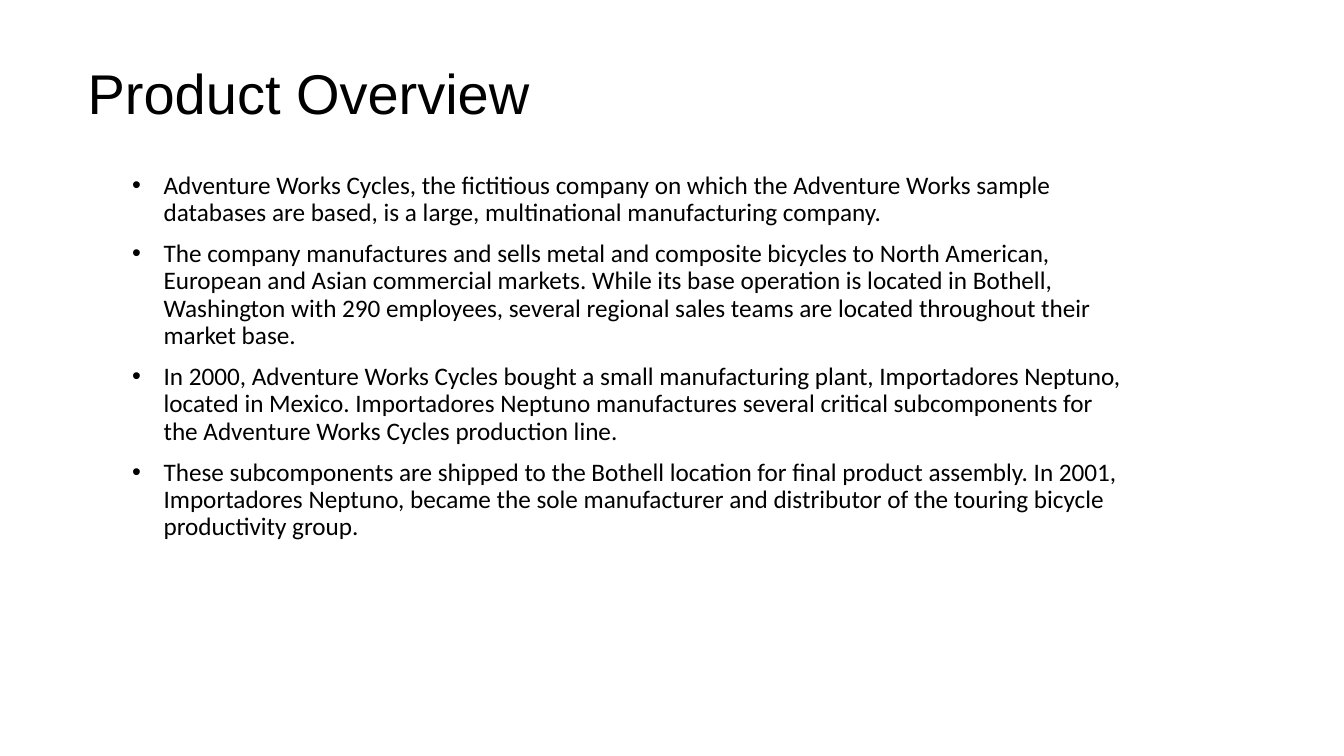
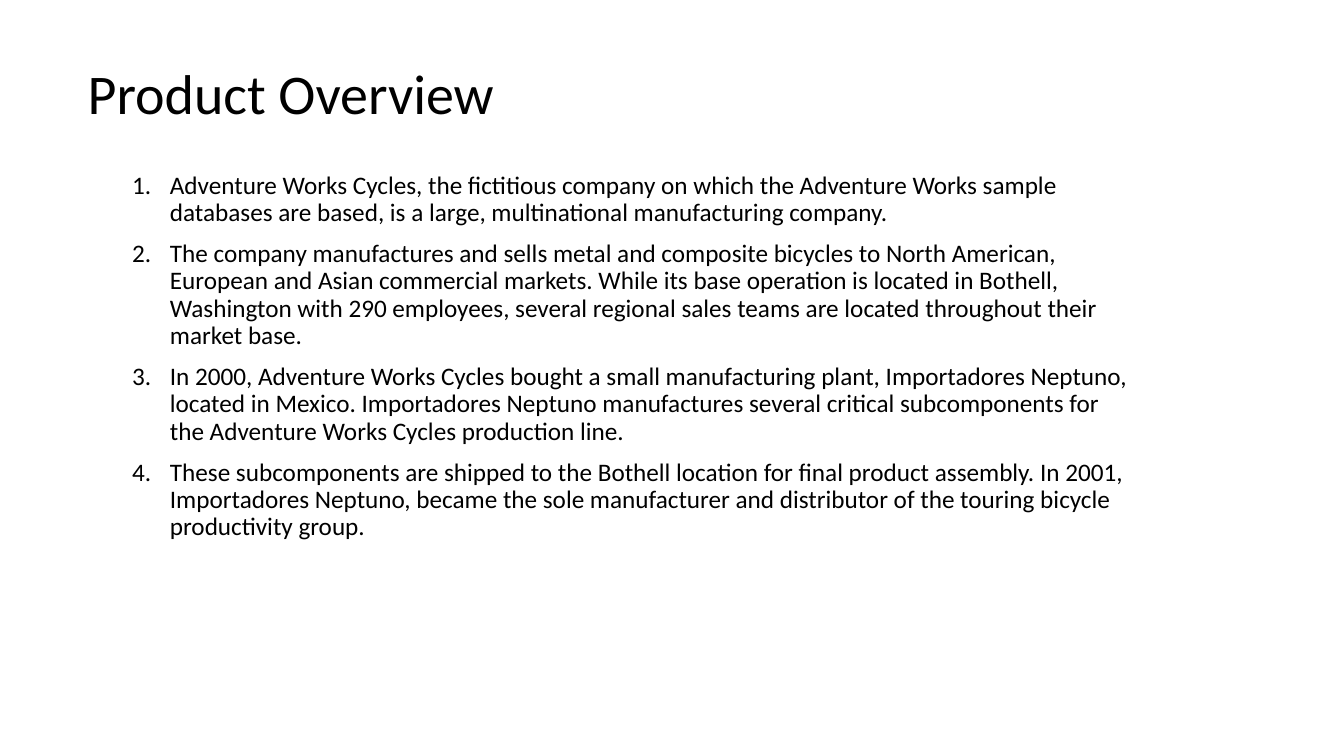
Before and after one commit to SyncfusionExamples/PowerPoint-Examples, a slide deck: slide 2 of PPTX-to-Image-conversion/Convert-PowerPoint-presentation-to-Image/AWS/AWS_Lambda/Convert-PowerPoint-Presentation-to-Image/Data/Input.pptx. Drawn at 1344x756 pixels with LibreOffice and Linux fonts; fonts in the diff are those of the drawing. Boxes give left, top, right and bottom in pixels: in the first picture for what was removed or moved away, otherwise in the second. Text is boxed around its words. In the diff, an @@ line names an element or a change of style, - is before the commit and + after.

```diff
--- a/PPTX-to-Image-conversion/Convert-PowerPoint-presentation-to-Image/AWS/AWS_Lambda/Convert-PowerPoint-Presentation-to-Image/Data/Input.pptx
+++ b/PPTX-to-Image-conversion/Convert-PowerPoint-presentation-to-Image/AWS/AWS_Lambda/Convert-PowerPoint-Presentation-to-Image/Data/Input.pptx
@@ title "Product Overview" at (x1=88, y1=75, x2=493, y2=115): font Arial to Calibri @@
@@ text "Adventure Works Cycles, the fictitious ..." at (x1=170, y1=176, x2=1127, y2=540): bullet • to 1. @@
```
Also in this commit, not shown: 1 other slide changed, 13 other files.
